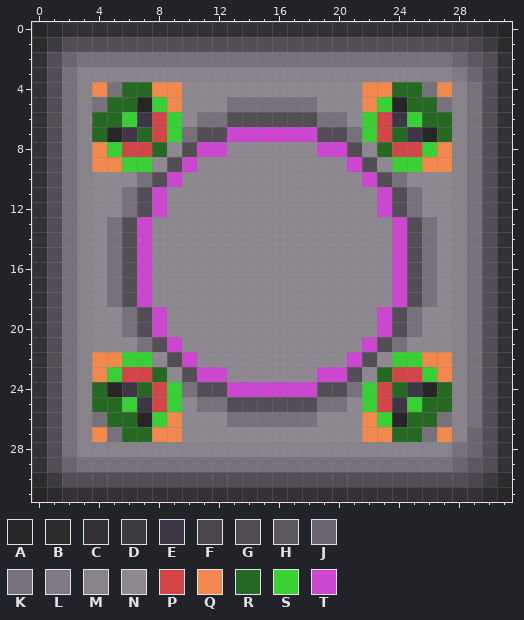
One commit to this pixel-art sprite: Assets/turret_base3.png. The picture above is the old version.
The file is 160x160 pixels, drawn in blocks of 5x5; one block is one cell here. Colours within 5 levels of each other are drawn and written as one.
Palette (. is transparent): A #282529  B #2e2b2f  C #343136  D #3e3b40  E #3e3647  F #4b464d  G #534e56  H #5d5860  J #6b656f  K #77717b  L #7f7983  M #89838c  N #8e8991  P #d2464a  Q #f3884e  R #256923  S #38d034  T #cc46d2
Now the later version:
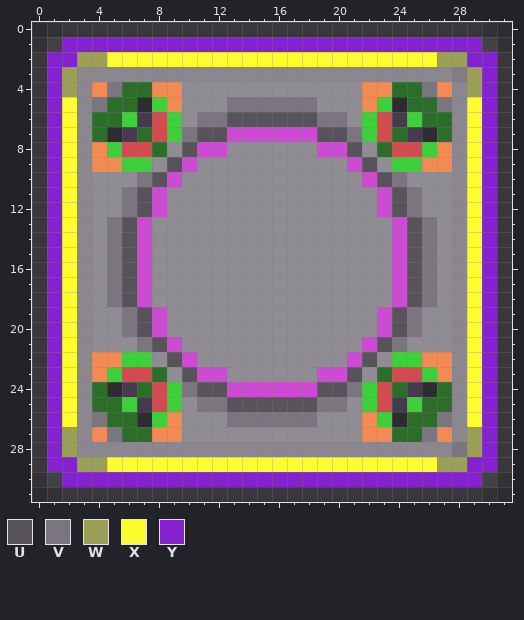
Colours new in this view: U #534e56f5  V #77717bf5  W #9a9e51f5  X #fffe27f5  Y #821bcff5
Message: turret purchase protection
What changed:
colour A: #282529 -> #282529f5
colour B: #2e2b2f -> #2e2b2ff5
colour C: #343136 -> #343136f5
colour D: #3e3b40 -> #3e3b40f5
colour E: #3e3647 -> #3e3647f5
colour L: #7f7983 -> #7f7983f5
colour M: #89838c -> #89838cf5
colour N: #8e8991 -> #8e8991f5
colour P: #d2464a -> #d2464af5
colour Q: #f3884e -> #f3884ef5
colour R: #256923 -> #256923f5
colour S: #38d034 -> #38d034f5
colour T: #cc46d2 -> #cc46d2f5
y 1: x 2..29 GGGGGGGGGGGGGGGGGGGGGGGGGGGF -> YYYYYYYYYYYYYYYYYYYYYYYYYYYY
y 2: x 1..30 GJKKKKKKKKKKKKKKKKKKKKKKKKKJHG -> YYWWXXXXXXXXXXXXXXXXXXXXXXWWYY
y 3: x 1..2 GK -> YW; x 29..30 JG -> WY
y 4: x 1..2 GK -> YW; x 5 K -> V; x 26 K -> V; x 29..30 KG -> WY
y 5: x 1..2 GK -> YX; x 4 K -> V; x 13..18 KKKKKK -> VVVVVV; x 27 K -> V; x 29..30 KG -> XY
y 6: x 1..2 GK -> YX; x 11..20 KKGGGGGGKK -> VVUUUUUUVV; x 29..30 KG -> XY
y 7: x 1..2 GK -> YX; x 10..12 KGG -> VUU; x 19..21 GGK -> UUV; x 29..30 KG -> XY
y 8: x 1..2 GK -> YX; x 10 G -> U; x 21 G -> U; x 29..30 KG -> XY
y 9: x 1..2 GK -> YX; x 9 G -> U; x 22 G -> U; x 29..30 KG -> XY
y 10: x 1..2 GK -> YX; x 7..8 KG -> VU; x 23..24 GK -> UV; x 29..30 KG -> XY
y 11..12: x 1..2 GK -> YX; x 6..7 KG -> VU; x 24..25 GK -> UV; x 29..30 KG -> XY
y 13..18: x 1..2 GK -> YX; x 5..6 KG -> VU; x 25..26 GK -> UV; x 29..30 KG -> XY
y 19..20: x 1..2 GK -> YX; x 6..7 KG -> VU; x 24..25 GK -> UV; x 29..30 KG -> XY
y 21: x 1..2 GK -> YX; x 7..8 KG -> VU; x 23..24 GK -> UV; x 29..30 KG -> XY
y 22: x 1..2 GK -> YX; x 9 G -> U; x 22 G -> U; x 29..30 KG -> XY
y 23: x 1..2 GK -> YX; x 10 G -> U; x 21 G -> U; x 29..30 KG -> XY
y 24: x 1..2 GK -> YX; x 10..12 KGG -> VUU; x 19..21 GGK -> UUV; x 29..30 KG -> XY
y 25: x 1..2 GK -> YX; x 11..20 KKGGGGGGKK -> VVUUUUUUVV; x 29..30 KG -> XY
y 26: x 1..2 GK -> YX; x 4 K -> V; x 13..18 KKKKKK -> VVVVVV; x 27 K -> V; x 29..30 KG -> XY
y 27: x 1..2 GK -> YW; x 5 K -> V; x 26 K -> V; x 29..30 JG -> WY
y 28: x 1..2 GK -> YW; x 28..30 KJG -> VWY
y 29: x 1..30 GJKKKKKKKKKKKKKKKKKKKKKKKKKJHG -> YYWWXXXXXXXXXXXXXXXXXXXXXXWWYY
y 30: x 2..29 GGGGGGGGGGGGGGGGGGGGGGGGGGGF -> YYYYYYYYYYYYYYYYYYYYYYYYYYYY
Changed places in both pictures, as pixel boxes (x1, y1, x2, y2):
changed: (32, 22, 512, 502)
